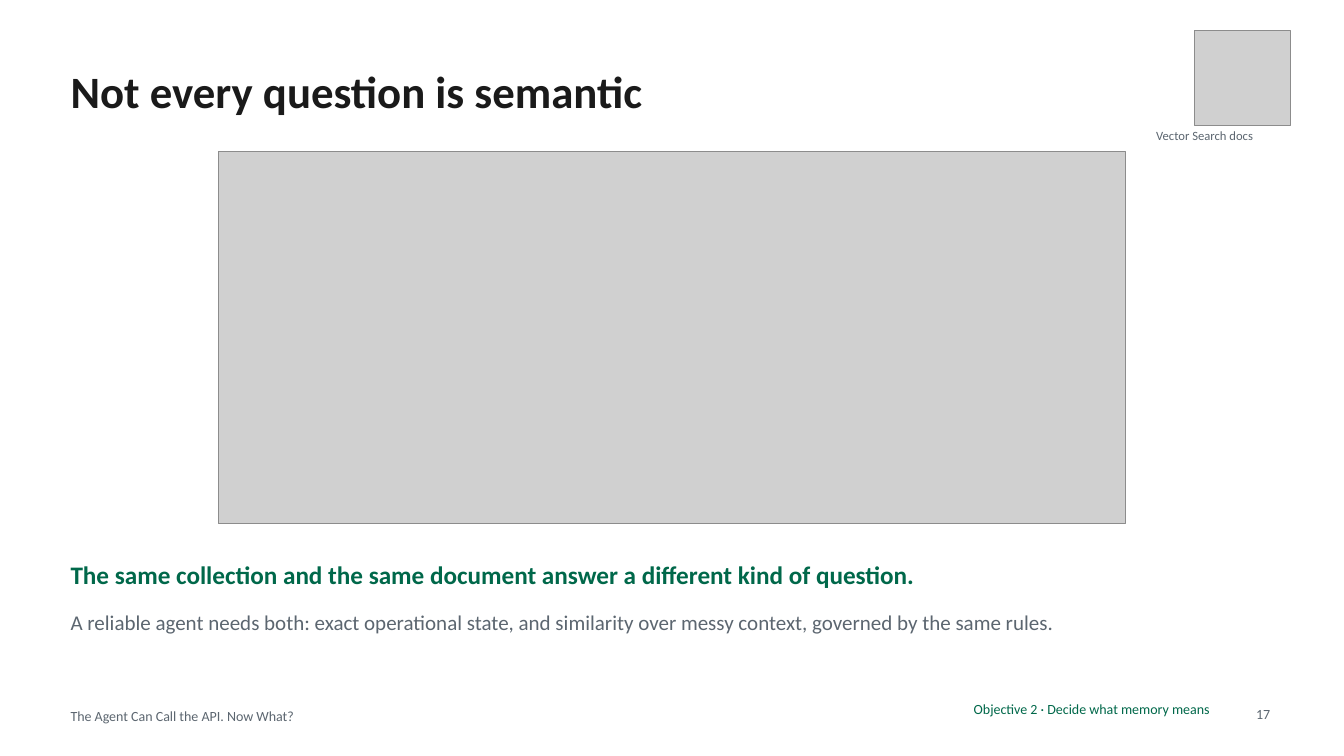
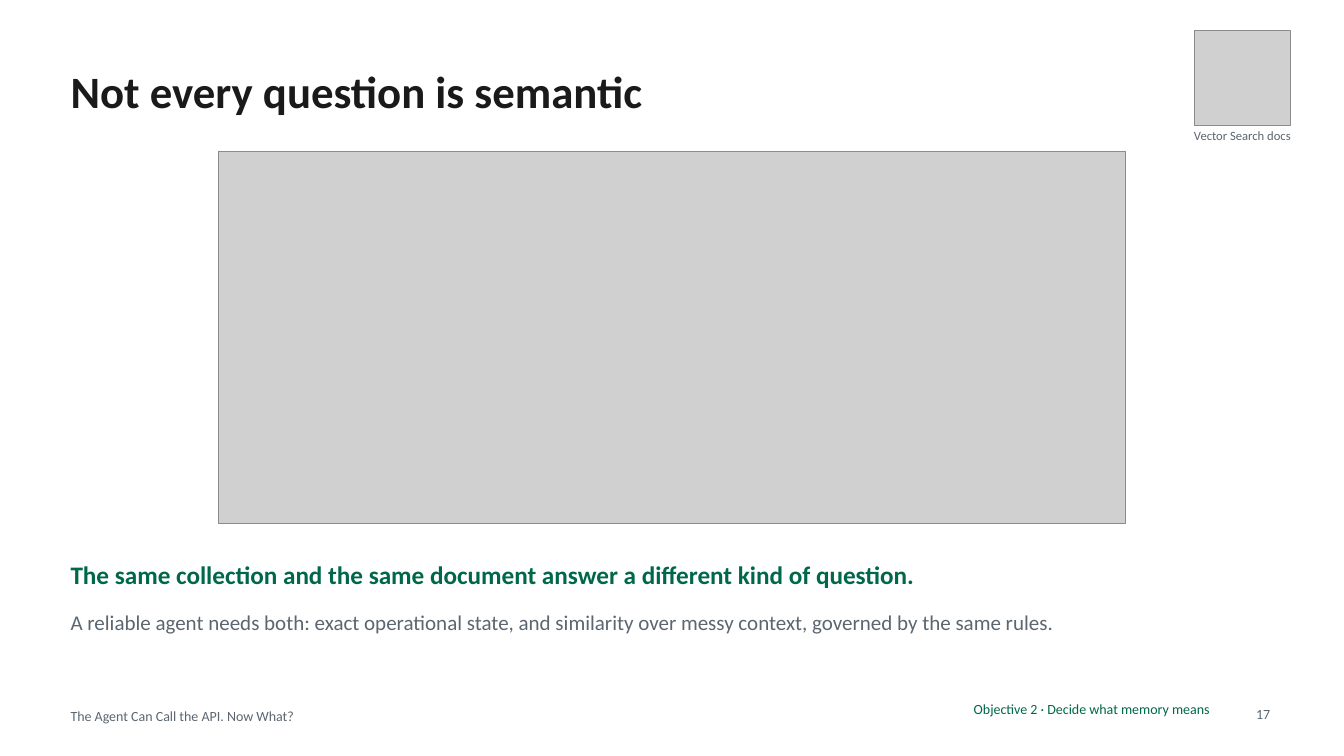
Before and after one commit to eoinjordan/what-should-a-local-agent-remember, a slide deck: slide 17 of slides/what-should-a-local-agent-remember.pptx. Drawn at 1344x756 pixels with LibreOffice and Linux fonts; fonts in the diff are those of the drawing; grey boxes stand for pictures. Boxes give left, top, right and bottom in pixels: in the first picture for what was removed or moved away, otherwise in the second. Text is boxed around its words. In the diff, an @@ line names an element or a change of style, - is before the commit and + after.

```diff
--- a/slides/what-should-a-local-agent-remember.pptx
+++ b/slides/what-should-a-local-agent-remember.pptx
@@ text "Vector Search docs": place and size @@
-text "Vector Search docs" at (1156, 131, 1253, 140)
+text "Vector Search docs" at (1194, 131, 1291, 140)
```
Also in this commit, not shown: 6 other slides changed, 2 other files.
